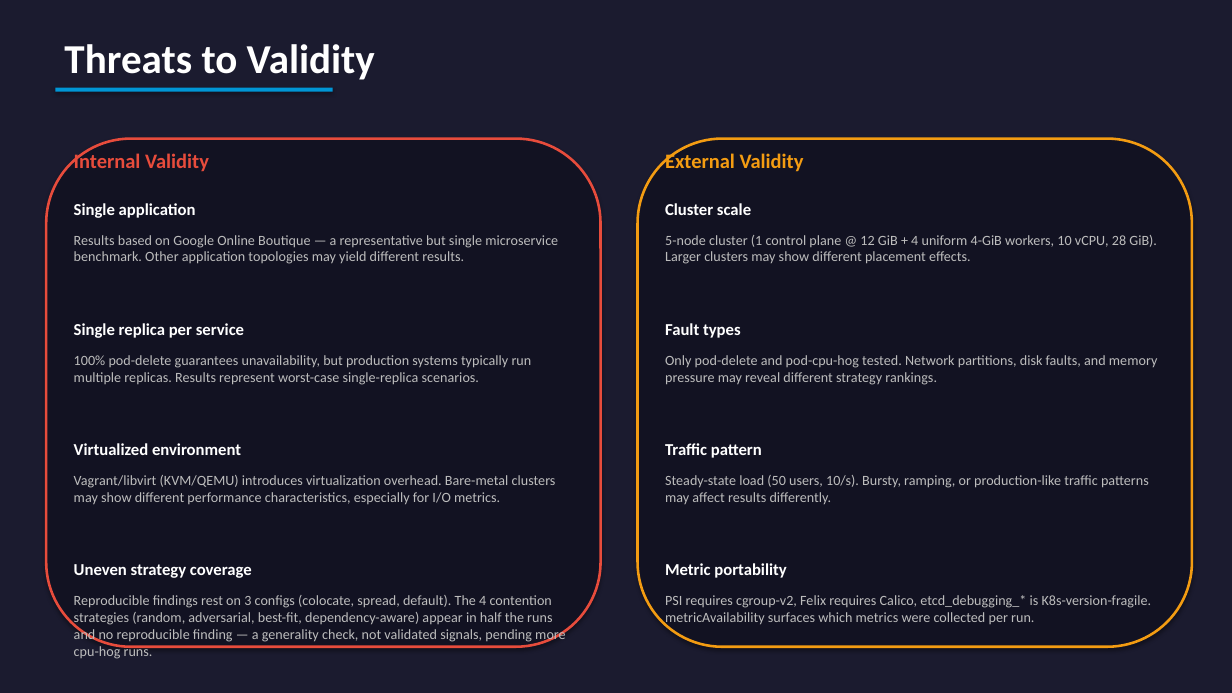
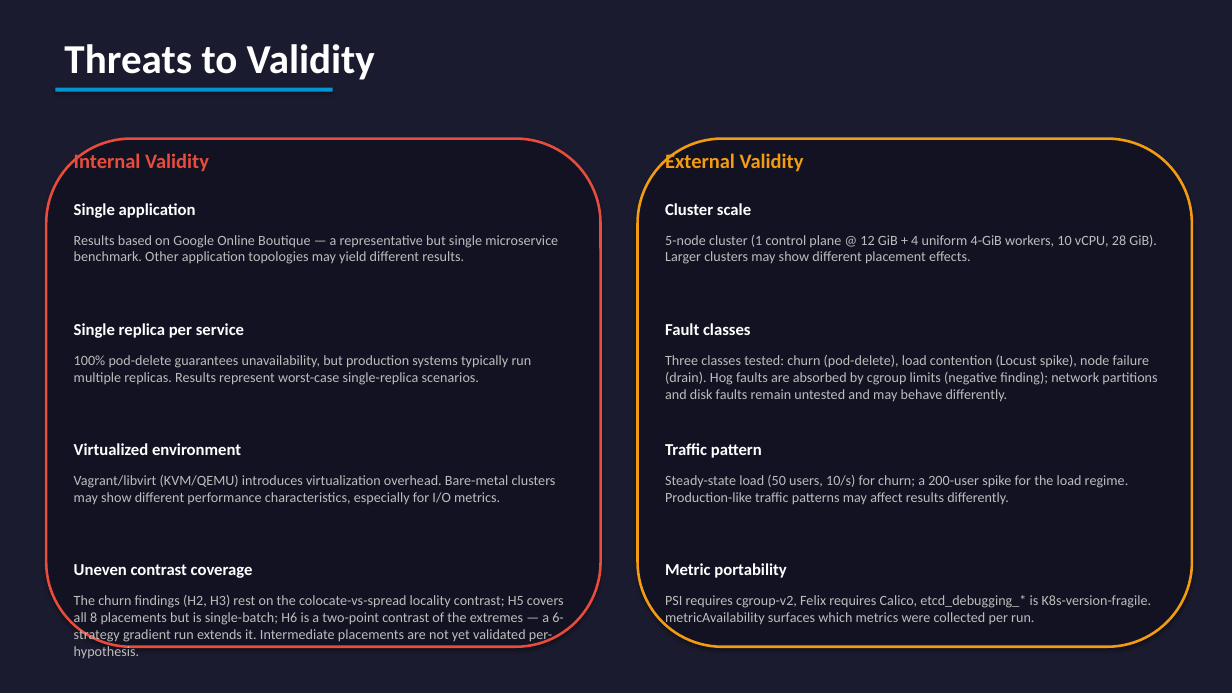
Before and after one commit to yhu02/uva-msc-thesis, a slide deck: slide 15 of ChaosProbe_Presentation.pptx (slide 13 before the commit). Drawn at 1232x693 pixels with LibreOffice and Linux fonts; fonts in the diff are those of the drawing. Boxes give left, top, right and bottom in pixels: in the first picture for what was removed or moved away, otherwise in the second. Text is boxed around its words. In the diff, an @@ line names an element or a change of style, - is before the commit and + after.

```diff
--- a/ChaosProbe_Presentation.pptx
+++ b/ChaosProbe_Presentation.pptx
@@ text at (665, 323, 751, 335): text changed @@
-Fault types
+Fault classes
@@ text at (665, 355, 1157, 402): text changed @@
-Only pod-delete and pod-cpu-hog tested. Network partitions, disk faults, and memory pressure may reveal different strategy rankings.
+Three classes tested: churn (pod-delete), load contention (Locust spike), node failure (drain). Hog faults are absorbed by cgroup limits (negative finding); network partitions and disk faults remain untested and may behave differently.
@@ text at (665, 475, 1129, 505): text changed @@
-Steady-state load (50 users, 10/s). Bursty, ramping, or production-like traffic patterns may affect results differently.
+Steady-state load (50 users, 10/s) for churn; a 200-user spike for the load regime. Production-like traffic patterns may affect results differently.
@@ text at (74, 564, 253, 578): text changed @@
-Uneven strategy coverage
+Uneven contrast coverage
@@ text at (74, 595, 564, 658): text changed @@
-Reproducible findings rest on 3 configs (colocate, spread, default). The 4 contention strategies (random, adversarial, best-fit, dependency-aware) appear in half the runs and no reproducible finding — a generality check, not validated signals, pending more cpu-hog runs.
+The churn findings (H2, H3) rest on the colocate-vs-spread locality contrast; H5 covers all 8 placements but is single-batch; H6 is a two-point contrast of the extremes — a 6-strategy gradient run extends it. Intermediate placements are not yet validated per-hypothesis.
```
Also in this commit, not shown: 6 other slides changed, 7 slides added, 5 slides removed.
